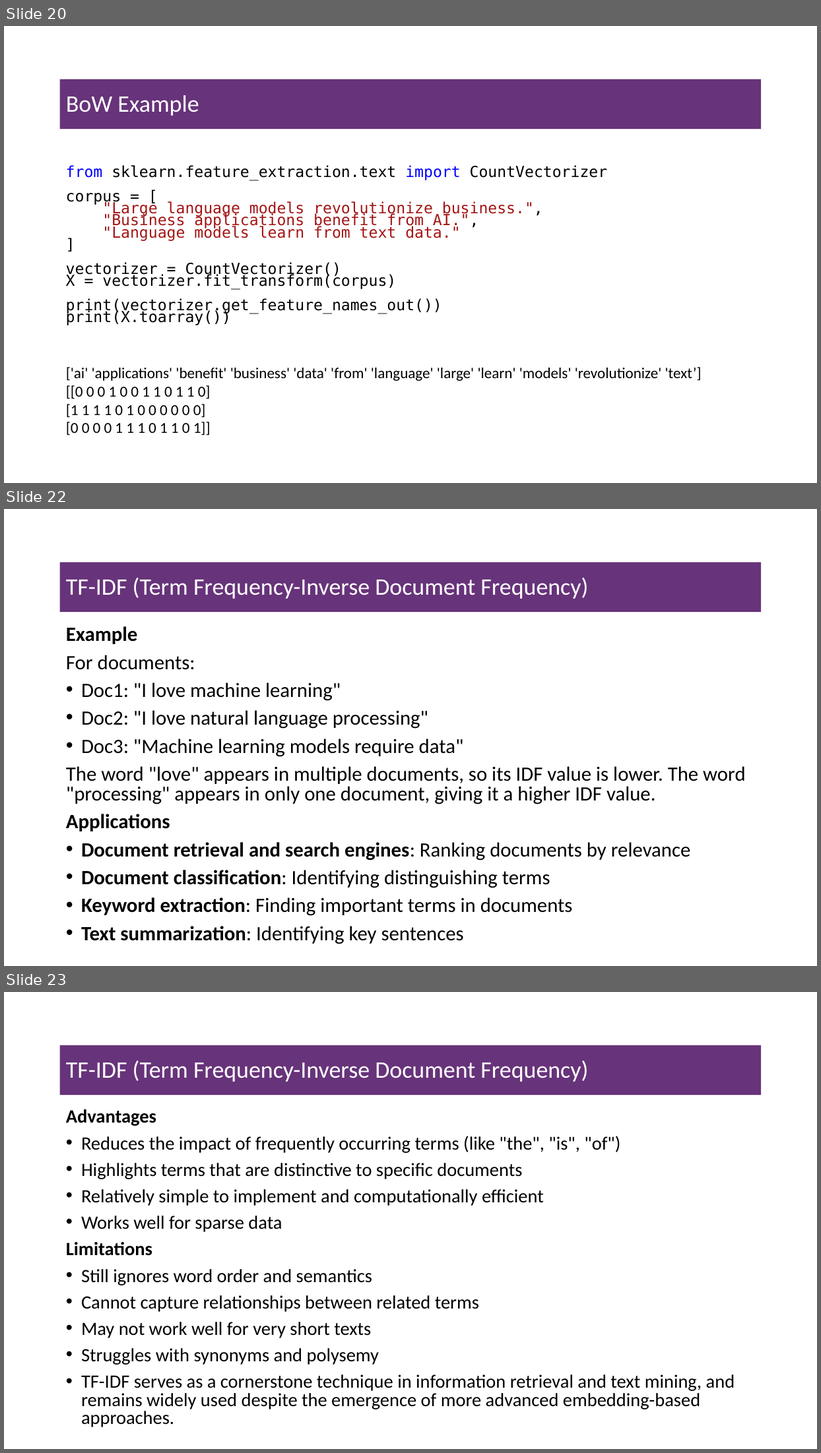
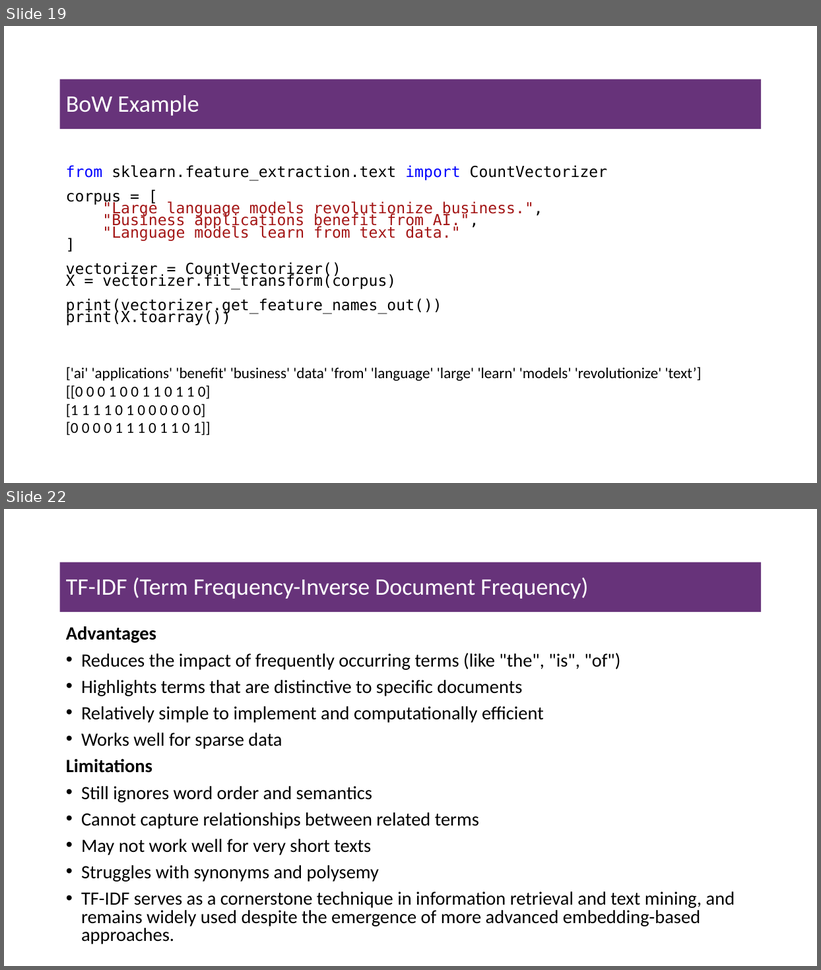
Before and after one commit to msfasha/307307-BI-Methods, a slide deck: 20242-NLP-LLM/lecture notes/Part 1 - Introduction to NLP/1-introduction to NLP.pptx. Shown one above the other, each under a label of ours: slides 20, 22 and 23 before the commit, slides 19 and 22 after it; the slides between them are not shown. The pictures are 821x1453 and 821x970 pixels, drawn with LibreOffice and Linux fonts; fonts in the diff are those of the drawing; background and template pictures are left out. Boxes give left, top, right and bottom in pixels: in the first picture for what was removed or moved away, otherwise in the second. Text is boxed around its words. In the diff, an @@ line names an element or a change of style, - is before the commit and + after.

```diff
--- a/20242-NLP-LLM/lecture notes/Part 1 - Introduction to NLP/1-introduction to NLP.pptx
+++ b/20242-NLP-LLM/lecture notes/Part 1 - Introduction to NLP/1-introduction to NLP.pptx
@@ slide 22 removed at (4, 509, 817, 966), background #FFFFFF @@
@@ title removed at (60, 562, 762, 612) @@
-TF-IDF (Term Frequency-Inverse Document Frequency)
@@ text removed at (66, 626, 745, 945) @@
-Example
-For documents:
-• Doc1: "I love machine learning"
-• Doc2: "I love natural language processing"
-• Doc3: "Machine learning models require data"
-The word "love" appears in multiple documents, so its IDF value is lower. The word "processing" appears in only one document, giving it a higher IDF value.
-Applications
-• Document retrieval and search engines: Ranking documents by relevance
-• Document classification: Identifying distinguishing terms
-• Keyword extraction: Finding important terms in documents
-• Text summarization: Identifying key sentences
@@ what was slide 20 is now slide 19 @@
@@ what was slide 23 is now slide 22 @@
```
Also in this commit, not shown: 3 slides changed, 1 slide added, 1 other slide removed, 2 other files.
